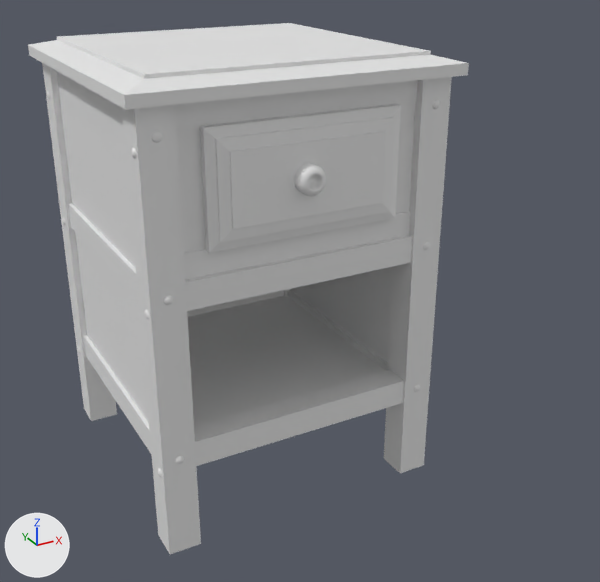
What one commit did to the FBX model Furniture/Drawer.fbx.
Camera for both pictures: a 50 mm camera at (-2.54, -4.69, 4.12) aimed at (0.12, 0.15, 1.7). The lights are fixed; the arrows at lower left show +X, +Y and +Z. Where no turn or scale is listed for an object, it has been applied to the vertices.

Objects in the first picture: 'Drawer', 'DrawerDoor'.
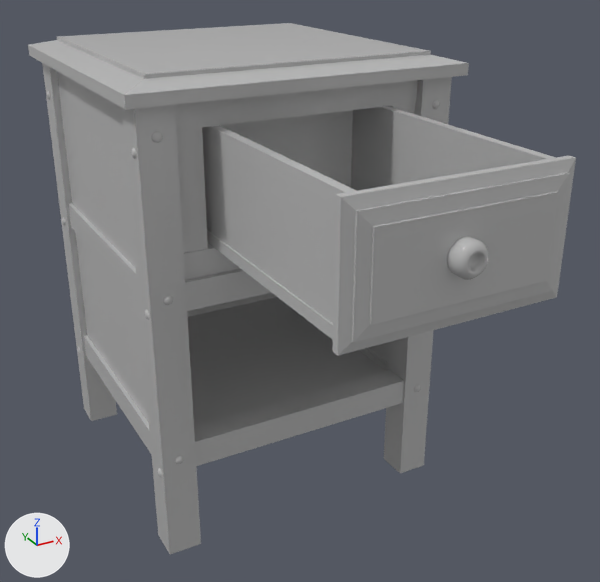
What changed in the scene script:
```text
Add mat_01___default:
    mat_01___default = principled_material('01 - Default')
    mat_01___default.base_color = (0.5, 0.5, 0.5)  # grey #bcbcbc
    mat_01___default.roughness = 0.0
Change me_mesh:
    where me_mesh.from_pydata(...)  # 248 vertices, 202 faces; spans x -0.71..0.72, y -0.18..2.02, z -0.46..0.33
    remove me_mesh.materials.append(mat_free_drawer__textures)  # white #e7e7e7
    add me_mesh.materials.append(mat_01___default)  # grey #bcbcbc
Change me_mesh_001:
    where me_mesh_001.from_pydata(...)  # 5592 vertices, 5489 faces; spans x -1.2..1.2, y -1.2..1.2, z -3.23..0.11
    remove me_mesh_001.materials.append(mat_free_drawer__textures)  # white #e7e7e7
    add me_mesh_001.materials.append(mat_01___default)  # grey #bcbcbc
Change ob_drawerdoor:
    ob_drawerdoor.location: (0.026, -0.086, 2.69) -> (0.026, -1.65, 2.69)
```

Boxes [x1, y1, x2, y2] around the edits, measured in the pictures (600 x 582 px):
'Drawer', recoloured
    both: [28, 23, 469, 554]
'DrawerDoor', recoloured, moved
    before: [200, 104, 401, 253]
    after: [202, 106, 576, 356]
